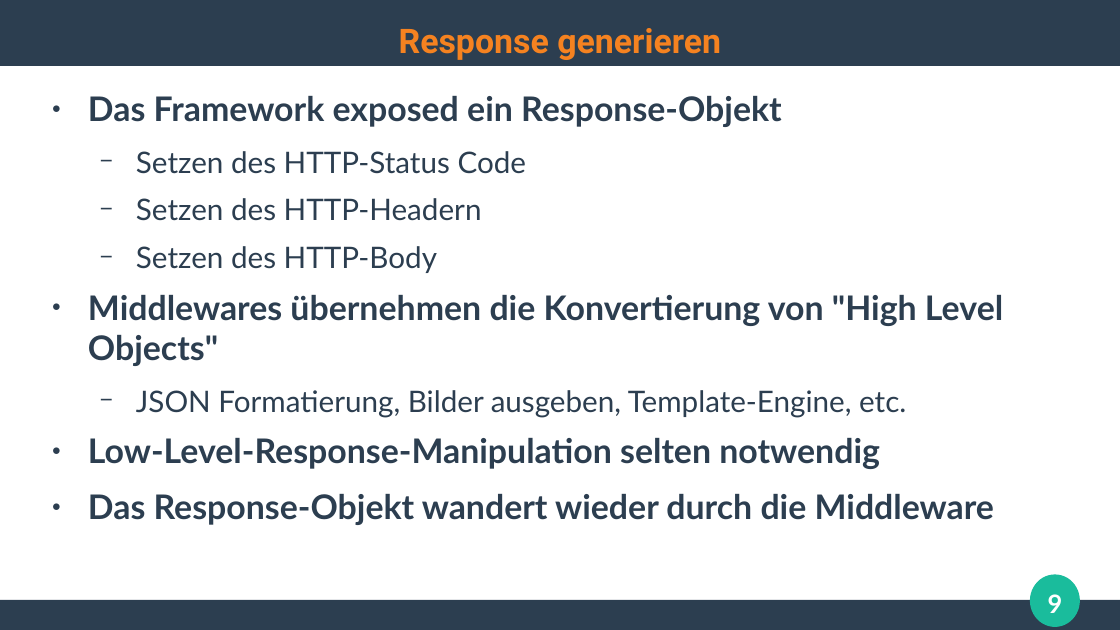
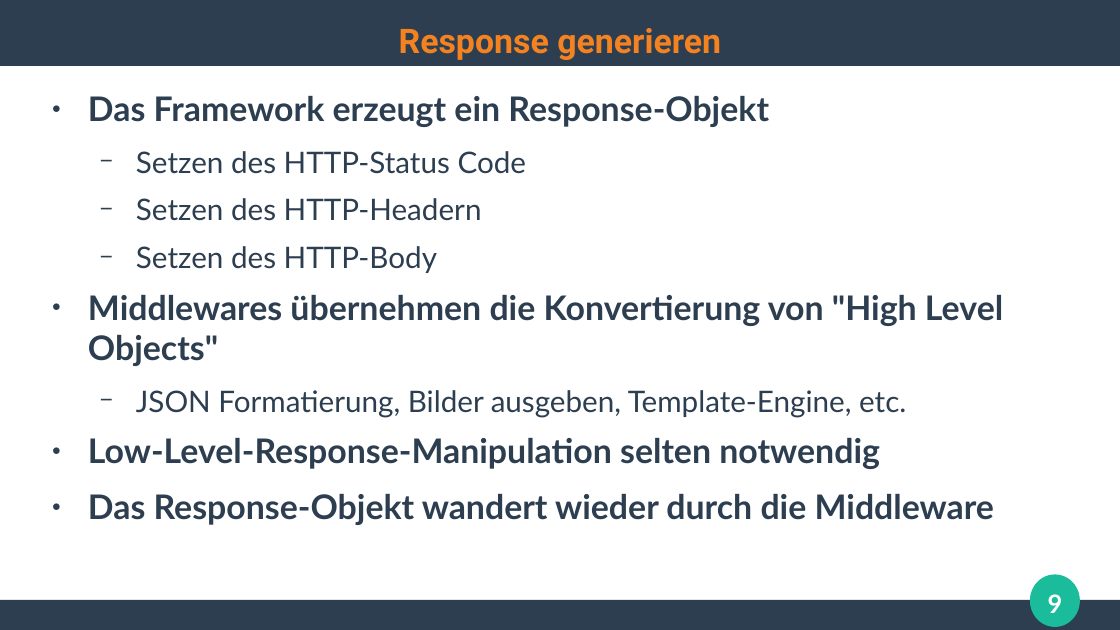
Before and after one commit to ghandmann/HS-AlbSig-WebAnwendungen2, a slide deck: slide 9 of Kapitel/04_WebFrameworks_1x1.odp. Drawn at 1120x630 pixels with LibreOffice and Linux fonts; fonts in the diff are those of the drawing. Boxes give left, top, right and bottom in pixels: in the first picture for what was removed or moved away, otherwise in the second. Text is boxed around its words. In the diff, an @@ line names an element or a change of style, - is before the commit and + after.

```diff
--- a/Kapitel/04_WebFrameworks_1x1.odp
+++ b/Kapitel/04_WebFrameworks_1x1.odp
@@ text at bbox=[88, 96, 769, 127]: text changed @@
-● Das Framework exposed ein Response-Objekt
+● Das Framework erzeugt ein Response-Objekt
```
Also in this commit, not shown: 3 other slides changed, 6 slides added, 1 slide removed, 2 other files.
